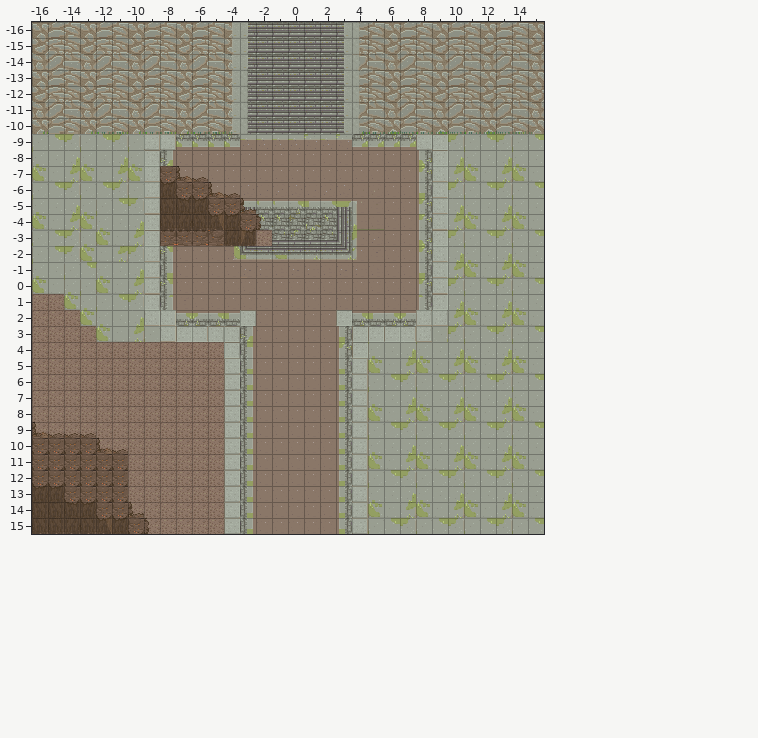
One commit to this Tiled map: Prueba3/Assets/SuperTiled2Unity/Imports/CarretaArriba.tmx. The picture above is the old version.
Cells are 16x16 px. Shown: x -16..15, y -16..15.
And afterwards:
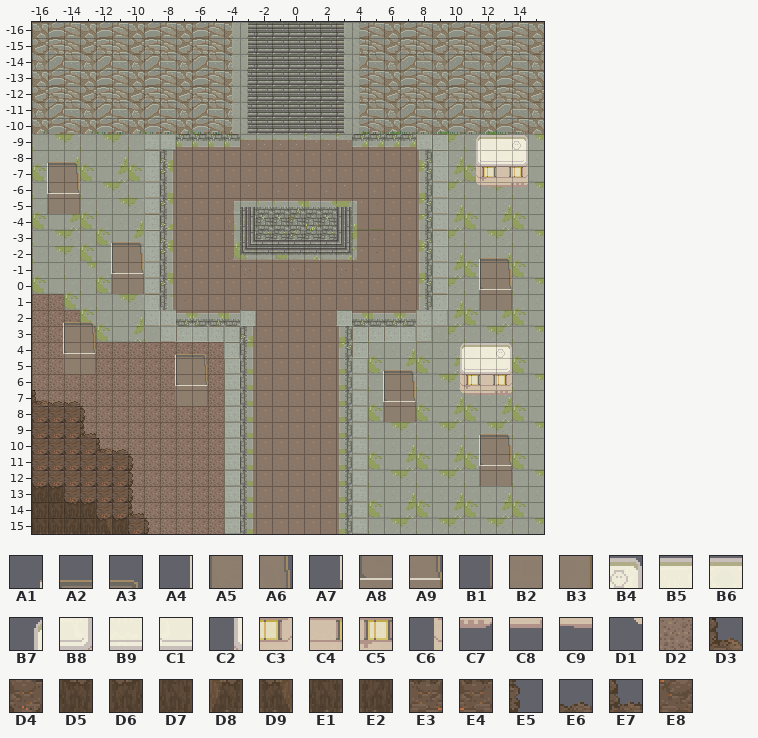
Key: from "Adiciones1": A1 6, A2 7, A3 8, A4 37, A5 38, A6 39, A7 68, A8 69, A9 70, B1 99, B2 100, B3 101; from "Adiciones3": B4 57 flipped left-right, B5 58 flipped left-right, B6 59 flipped left-right, B7 60 flipped left-right, B8 88 flipped left-right, B9 89 flipped left-right, C1 90 flipped left-right, C2 91 flipped left-right, C3 119 flipped left-right, C4 120 flipped left-right, C5 121 flipped left-right, C6 122 flipped left-right, C7 150 flipped left-right, C8 151 flipped left-right, C9 152 flipped left-right, D1 153 flipped left-right; from "Mundo": D2 107, D3 443 flipped left-right, D4 444 flipped left-right, D5 464, D6 464 flipped left-right, D7 468, D8 483, D9 483 flipped left-right, E1 484, E2 484 flipped left-right, E3 504, E4 504 flipped left-right, E5 506 flipped up-down, E6 530 flipped left-right, E7 531 flipped left-right, E8 543.
__ is an empty cell.
Tiles replaced or removed in this view: D2, D3, D4, D5, D6, D7, D8, D9, E1, E2, E3, E4, E5, E6, E7, E8.
Tiles of an added or newly shown layer are drawn over the layers below it.
From old to new:
Changed rows in their new state; .. is an unchanged cell.
Layer "Tile Layer 2":
first column x -8:
 -7 __ __ __ .. .. .. ..
 -6 __ __ __ __ __ .. ..
 -5 __ __ __ __ __ __ ..
 -4 __ __ __ __ __ __ __
 -3 __ __ __ __ __ __ __
first column x -16:
  7 D3 E6 E6 .. .. .. ..
  8 D4 D4 D4 E5 .. .. ..
  9 D4 D4 D4 E7 .. .. ..
 11 .. .. .. .. .. .. E5
 12 .. .. .. .. .. .. E5
 13 .. .. .. .. .. .. E5
Layer "Edificios" (added):
first column x -16:
 -9 .. .. .. .. .. .. .. .. .. .. .. .. .. .. .. .. .. .. .. .. .. .. .. .. .. .. .. B7 B6 B5 B4
 -8 A1 A2 A3 .. .. .. .. .. .. .. .. .. .. .. .. .. .. .. .. .. .. .. .. .. .. .. .. C2 C1 B9 B8
 -7 A4 A5 A6 .. .. .. .. .. .. .. .. .. .. .. .. .. .. .. .. .. .. .. .. .. .. .. .. C6 C5 C4 C3
 -6 A7 A8 A9 .. .. .. .. .. .. .. .. .. .. .. .. .. .. .. .. .. .. .. .. .. .. .. .. D1 C9 C8 C7
 -5 B1 B2 B3 .. .. .. .. .. .. .. .. .. .. .. .. .. .. .. .. .. .. .. .. .. .. .. .. .. .. .. ..
 -3 .. .. .. .. A1 A2 A3 .. .. .. .. .. .. .. .. .. .. .. .. .. .. .. .. .. .. .. .. .. .. .. ..
 -2 .. .. .. .. A4 A5 A6 .. .. .. .. .. .. .. .. .. .. .. .. .. .. .. .. .. .. .. .. A1 A2 A3 ..
 -1 .. .. .. .. A7 A8 A9 .. .. .. .. .. .. .. .. .. .. .. .. .. .. .. .. .. .. .. .. A4 A5 A6 ..
  0 .. .. .. .. B1 B2 B3 .. .. .. .. .. .. .. .. .. .. .. .. .. .. .. .. .. .. .. .. A7 A8 A9 ..
  1 .. .. .. .. .. .. .. .. .. .. .. .. .. .. .. .. .. .. .. .. .. .. .. .. .. .. .. B1 B2 B3 ..
  2 .. A1 A2 A3 .. .. .. .. .. .. .. .. .. .. .. .. .. .. .. .. .. .. .. .. .. .. .. .. .. .. ..
  3 .. A4 A5 A6 .. .. .. .. .. .. .. .. .. .. .. .. .. .. .. .. .. .. .. .. .. .. .. .. .. .. ..
  4 .. A7 A8 A9 .. .. .. .. A1 A2 A3 .. .. .. .. .. .. .. .. .. .. .. .. .. .. .. B7 B6 B5 B4 ..
  5 .. B1 B2 B3 .. .. .. .. A4 A5 A6 .. .. .. .. .. .. .. .. .. .. A1 A2 A3 .. .. C2 C1 B9 B8 ..
  6 .. .. .. .. .. .. .. .. A7 A8 A9 .. .. .. .. .. .. .. .. .. .. A4 A5 A6 .. .. C6 C5 C4 C3 ..
  7 .. .. .. .. .. .. .. .. B1 B2 B3 .. .. .. .. .. .. .. .. .. .. A7 A8 A9 .. .. D1 C9 C8 C7 ..
  8 .. .. .. .. .. .. .. .. .. .. .. .. .. .. .. .. .. .. .. .. .. B1 B2 B3 .. .. .. .. .. .. ..
  9 .. .. .. .. .. .. .. .. .. .. .. .. .. .. .. .. .. .. .. .. .. .. .. .. .. .. .. A1 A2 A3 ..
 10 .. .. .. .. .. .. .. .. .. .. .. .. .. .. .. .. .. .. .. .. .. .. .. .. .. .. .. A4 A5 A6 ..
 11 .. .. .. .. .. .. .. .. .. .. .. .. .. .. .. .. .. .. .. .. .. .. .. .. .. .. .. A7 A8 A9 ..
 12 .. .. .. .. .. .. .. .. .. .. .. .. .. .. .. .. .. .. .. .. .. .. .. .. .. .. .. B1 B2 B3 ..
